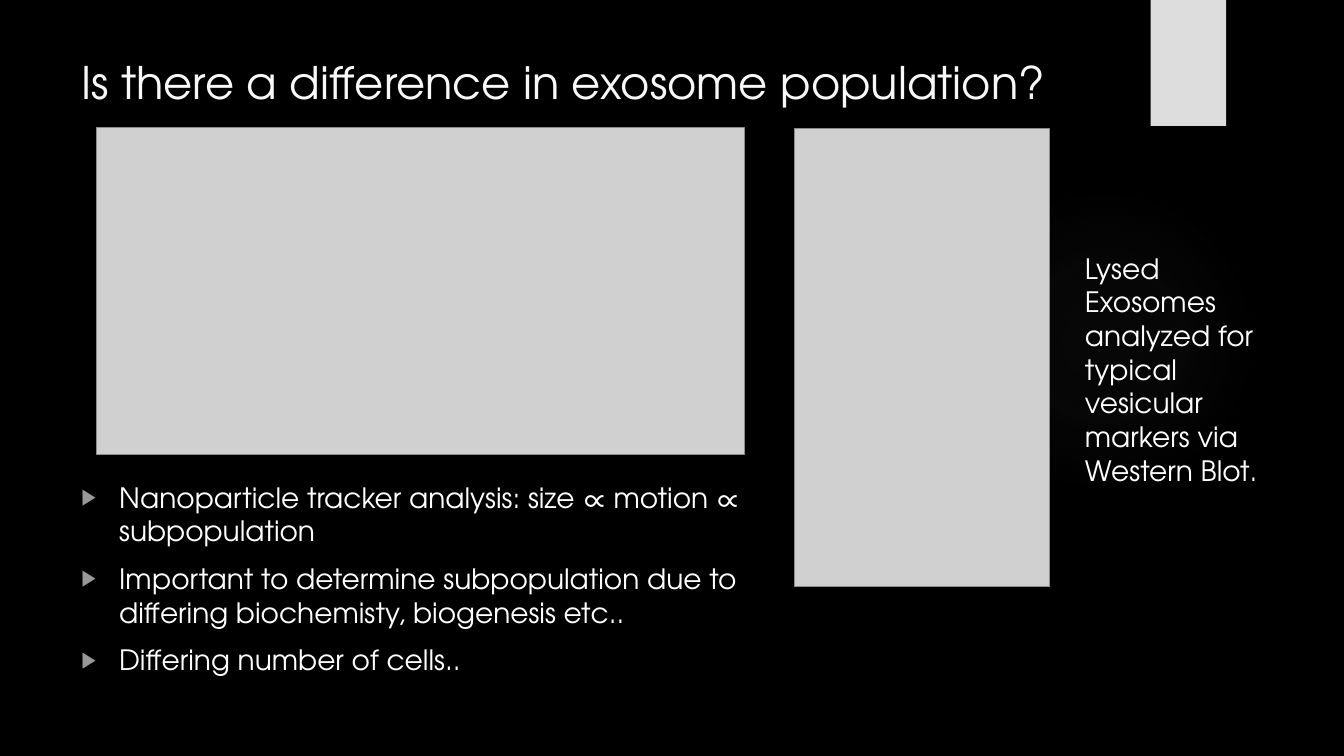
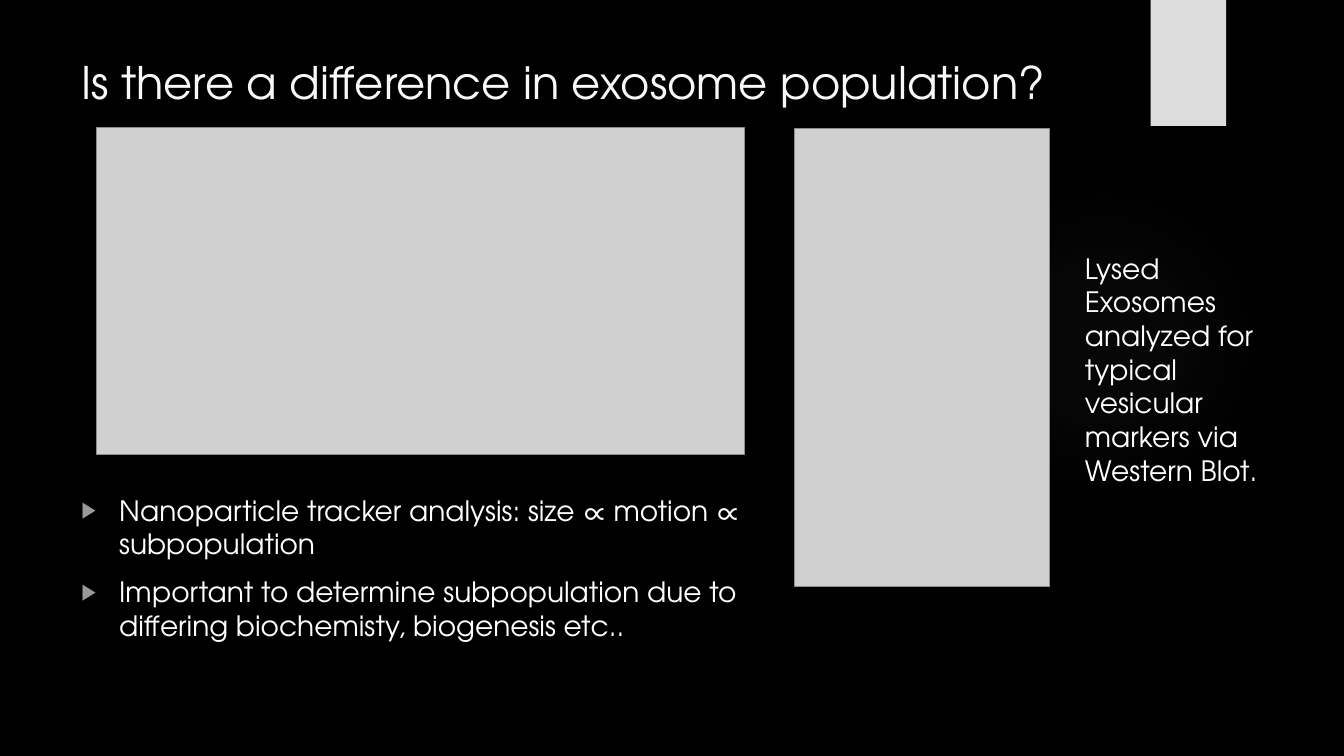
Before and after one commit to HarleyRobinson/Honours2, a slide deck: slide 7 of BackgroundInfo/JCslides.pptx. Drawn at 1344x756 pixels with LibreOffice and Linux fonts; fonts in the diff are those of the drawing; grey boxes stand for pictures; background and template pictures are left out. Boxes give left, top, right and bottom in pixels: in the first picture for what was removed or moved away, otherwise in the second. Text is boxed around its words. In the diff, an @@ line names an element or a change of style, - is before the commit and + after.

```diff
--- a/BackgroundInfo/JCslides.pptx
+++ b/BackgroundInfo/JCslides.pptx
@@ text "Nanoparticle tracker analysis: size ∝ ..." moved from (x1=119, y1=487, x2=736, y2=676) to (x1=119, y1=500, x2=736, y2=642) @@
@@ text at (x1=119, y1=649, x2=461, y2=676): paragraph removed @@
-▶ Differing number of cells..
```
Also in this commit, not shown: 9 other slides changed, 2 other files.
